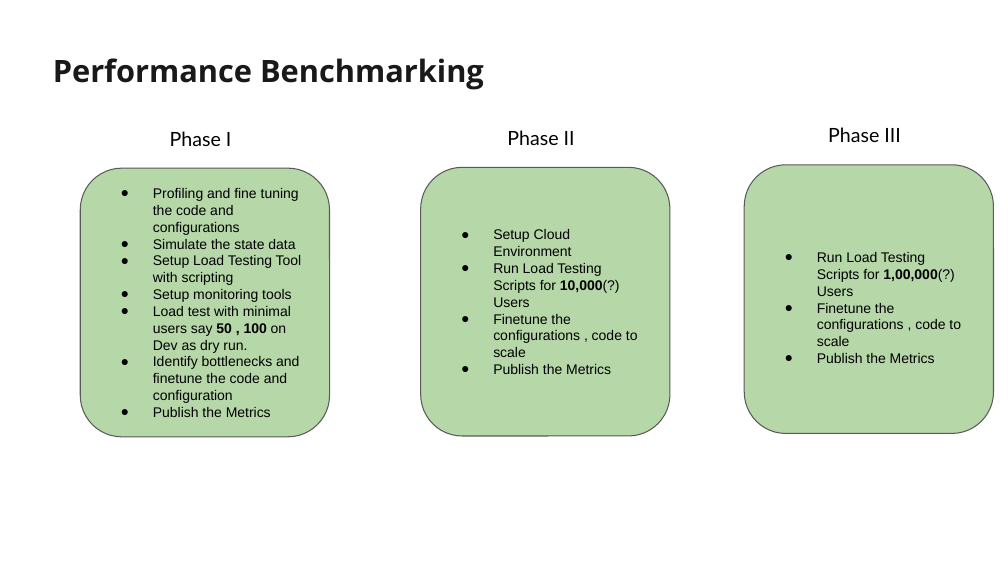
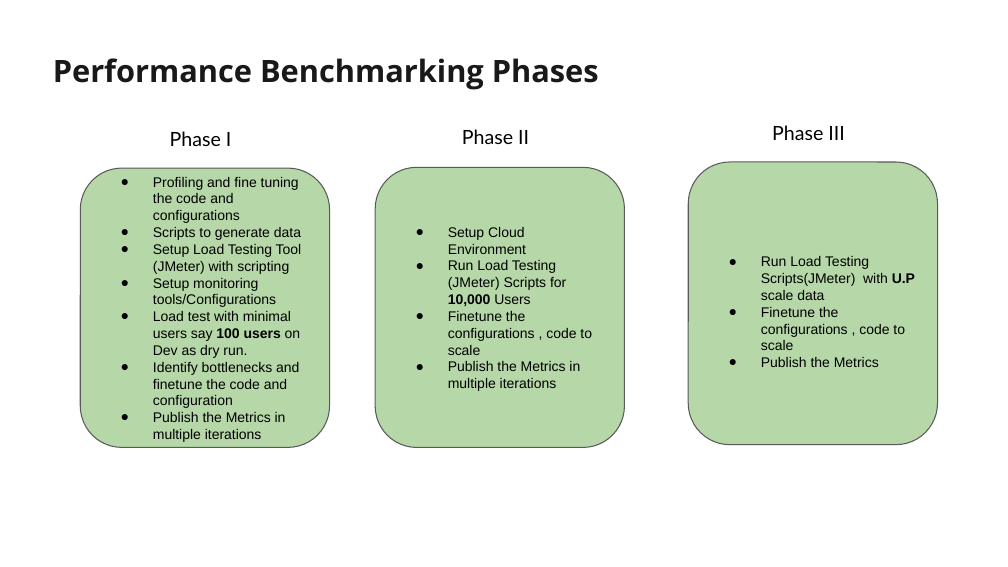
Before and after one commit to Sunbird-Saral/Project-Saral, a slide deck: slide 4 of docs/features/presentations/Sunbird Saral_Overview_Architecture_EKStep.pptx (slide 11 before the commit). Drawn at 1008x567 pixels with LibreOffice and Linux fonts; fonts in the diff are those of the drawing; background and template pictures are left out. Boxes give left, top, right and bottom in pixels: in the first picture for what was removed or moved away, otherwise in the second. Text is boxed around its words. In the diff, an @@ line names an element or a change of style, - is before the commit and + after.

Commit message:
updates to ppt

```diff
--- a/docs/features/presentations/Sunbird Saral_Overview_Architecture_EKStep.pptx
+++ b/docs/features/presentations/Sunbird Saral_Overview_Architecture_EKStep.pptx
@@ title at (x1=53, y1=58, x2=599, y2=90): text changed @@
-Performance Benchmarking
+Performance Benchmarking Phases
@@ text "Phase II" moved from (x1=507, y1=130, x2=575, y2=145) to (x1=462, y1=129, x2=529, y2=144) @@
@@ text "Phase III" moved from (x1=828, y1=127, x2=900, y2=142) to (x1=772, y1=125, x2=844, y2=140) @@
@@ rounded rectangle "Profiling and fine tuning the ..." resized from (x1=81, y1=168, x2=330, y2=437) to (x1=81, y1=168, x2=330, y2=448) @@
@@ rounded rectangle "Setup Cloud Environment" resized from (x1=420, y1=167, x2=669, y2=436) to (x1=375, y1=167, x2=624, y2=448) @@
@@ rounded rectangle "Run Load Testing Scripts(JMeter) with ..." resized from (x1=744, y1=164, x2=993, y2=433) to (x1=688, y1=162, x2=937, y2=445) @@
@@ text in rounded rectangle at (x1=153, y1=227, x2=302, y2=358): text changed @@
-● Simulate the state data
-● Setup Load Testing Tool with scripting
-● Setup monitoring tools
-● Load test with minimal users say 50 , 100 on Dev as dry run.
+● Scripts to generate data
+● Setup Load Testing Tool (JMeter) with scripting
+● Setup monitoring tools/Configurations
+● Load test with minimal users say 100 users on Dev as dry run.
@@ text in rounded rectangle at (x1=448, y1=260, x2=566, y2=306): text changed @@
-● Run Load Testing Scripts for 10,000(?) Users
+● Run Load Testing (JMeter) Scripts for 10,000 Users
@@ text in rounded rectangle at (x1=761, y1=256, x2=915, y2=300): text changed @@
-● Run Load Testing Scripts for 1,00,000(?) Users
+● Run Load Testing Scripts(JMeter) with U.P scale data
@@ text in rounded rectangle at (x1=448, y1=361, x2=580, y2=391): text changed @@
-● Publish the Metrics
+● Publish the Metrics in multiple iterations
@@ text in rounded rectangle at (x1=153, y1=412, x2=286, y2=442): text changed @@
-● Publish the Metrics
+● Publish the Metrics in multiple iterations
```
Also in this commit, not shown: 1 other slide changed.
